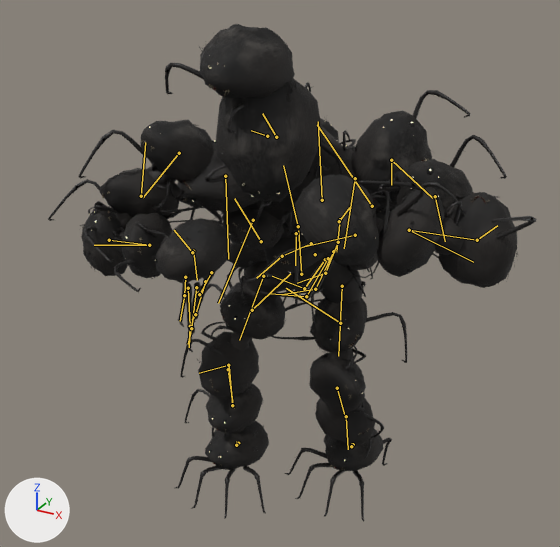
The FBX model art/litter/export/Stack_Kill.fbx as it was, and as the next commit left it.
Both versions are drawn from a camera (50 mm lens) standing at (4.6, -9.43, 4.29) and looking at (0.25, -1.51, 0.33). Every picture has the same lights, and +X, +Y and +Z are marked at lower left. The picture after the commit comes second. Both versions are drawn at frame 61 of the action 'Scene'; the numbers are the values there. The bones that change, and the others that lie on the model, are drawn over the model as lines.

In view in the first picture: 'StackArmL', 'StackArmR', 'StackCrush', 'StackEyeshine', 'StackHead', 'StackLegL', 'StackLegR', 'StackMass', 'StackTorso1', 'StackTorso2'.
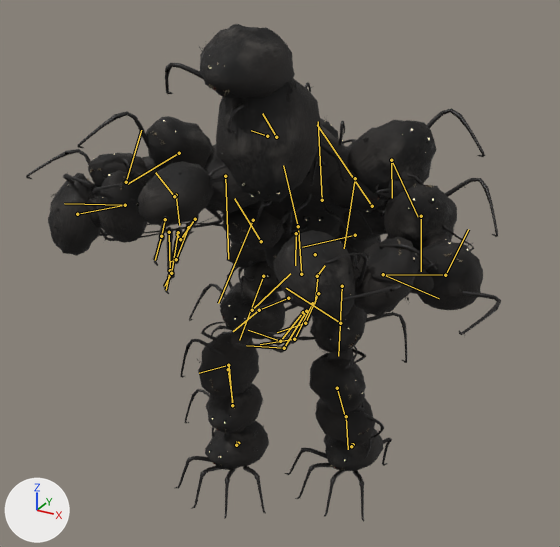
Pixel boxes (x1, y1, x2, y2) of what changed, in the pictures (560 x 547 px):
'StackArmL', posed (15% taller)
    before: (246, 90, 536, 302)
    after: (223, 108, 501, 353)
'StackArmR', posed (8% wider, 21% shorter)
    before: (48, 120, 232, 352)
    after: (26, 111, 225, 294)
'StackMass', posed (mostly hidden)
    before: (112, 127, 465, 434)
    after: (86, 126, 450, 434)
'StackCrush', posed
    before: (212, 82, 373, 324)
    after: (237, 82, 373, 324)
'StackEyeshine', posed
    before: (91, 65, 439, 461)
    after: (109, 65, 468, 461)
bone 'LeftUpperArm', root to tip
    before: (391, 160) to (432, 198)
    after: (391, 160) to (418, 217)
bone 'LeftLowerArm', root to tip
    before: (477, 240) to (409, 230)
    after: (445, 275) to (383, 274)
bone 'LeftHand', root to tip
    before: (340, 219) to (336, 252)
    after: (318, 274) to (315, 304)
bone 'RightUpperArm', root to tip
    before: (179, 153) to (143, 197)
    after: (179, 153) to (127, 184)
bone 'RightLowerArm', root to tip
    before: (109, 240) to (149, 245)
    after: (77, 214) to (125, 205)
bone 'RightHand', root to tip
    before: (193, 251) to (197, 280)
    after: (176, 195) to (179, 225)

What the commit changed:
Bone 'LeftUpperArm' (bone_leftupperarm) turns from (-38, -23, -62) to (-46, -15, -34) degrees about its own x, y and z.
Bone 'LeftLowerArm' (bone_leftlowerarm) turns from (-91, 14, 14) to (-63, 23, 37) degrees about its own x, y and z.
Bone 'LeftHand' (bone_lefthand) turns from (144, -18, -67) to (107, -7, -48) degrees about its own x, y and z.
Bone 'RightUpperArm' (bone_rightupperarm) turns from (-25, 8, 36) to (-19, 11, 58) degrees about its own x, y and z.
Bone 'RightLowerArm' (bone_rightlowerarm) turns from (-81, -30, -35) to (-117, -19, -12) degrees about its own x, y and z.
Bone 'RightHand' (bone_righthand) turns from (98, -6, 80) to (131, -17, 87) degrees about its own x, y and z.
